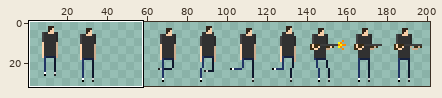
File history of a sprite sheet, core/assets/pack/pack2.png. Above: a wide view before the commit, with the close-up outlined.
Close-up. Before the edit:
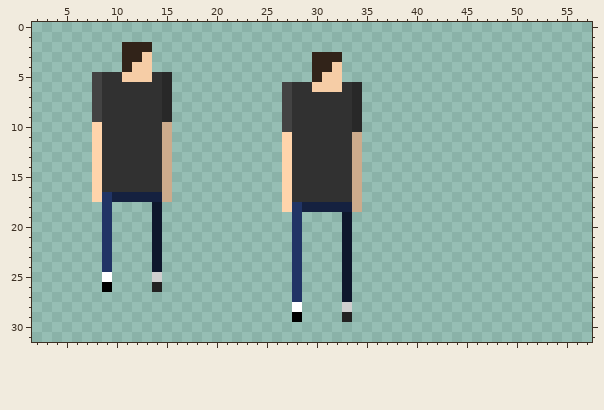
The file is 256x32 pixels. Shown: x 2..57, y 0..31. The old version is drawn lined up with the new one. The wide view leaves out empty margins.
Once edited:
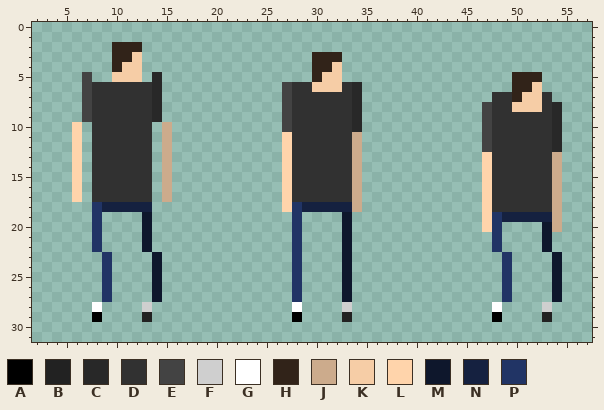
Palette (. is transparent): A #000000  B #222222  C #282828  D #313131  E #434343  F #cfcfcf  G #ffffff  H #312319  J #ccab8c  K #f6cda6  L #ffd4ab  M #0e172c  N #152140  P #213465
Changes in this commit:
drawings rearranged on the sheet (the old picture shows each at its new place)
y 2: x 10 . -> H; x 13 H -> .
y 3: x 10 . -> H; x 12..13 HK -> K.
y 4: x 10..11 .H -> HK; x 13 K -> .
y 5: x 7..10 .EDD -> E..K; x 13..15 KDC -> .C.; x 50..52 ... -> HHH
y 6: x 7..8 .E -> ED; x 14..15 DC -> C.; x 50..52 ... -> HHK
y 7: x 7..8 .E -> ED; x 14..15 DC -> C.; x 48..53 ...... -> DDHKKD
y 8: x 7..8 .E -> ED; x 14..15 DC -> C.; x 47..54 ........ -> EDDKKKDC
y 9: x 7..8 .E -> ED; x 14..15 DC -> C.; x 47..54 ........ -> EDDDDDDC
y 10..12: x 6 . -> L; x 8 L -> D; x 14 D -> .; x 47..54 ........ -> EDDDDDDC
y 13..16: x 6 . -> L; x 8 L -> D; x 14 D -> .; x 47..54 ........ -> LDDDDDDJ
y 17: x 6 . -> L; x 8..14 LPNNNNN -> DDDDDD.; x 47..54 ........ -> LDDDDDDJ
y 18: x 8..14 .P....M -> PNNNNN.; x 47..54 ........ -> LDDDDDDJ
y 19: x 8..9 .P -> P.; x 13..14 .M -> M.; x 47..54 ........ -> LPNNNNNJ
y 20: x 8..9 .P -> P.; x 13..14 .M -> M.; x 47..48 .. -> LP; x 53..54 .. -> MJ
y 21..22: x 8..9 .P -> P.; x 13..14 .M -> M.; x 48 . -> P; x 53 . -> M
y 23..24: x 49 . -> P; x 54 . -> M
y 25: x 9 G -> P; x 14 F -> M; x 49 . -> P; x 54 . -> M
y 26: x 9 A -> P; x 14 B -> M; x 49 . -> P; x 54 . -> M
y 27: x 9 . -> P; x 14 . -> M; x 49 . -> P; x 54 . -> M
y 28: x 8 . -> G; x 13 . -> F; x 48 . -> G; x 53 . -> F
y 29: x 8 . -> A; x 13 . -> B; x 48 . -> A; x 53 . -> B
